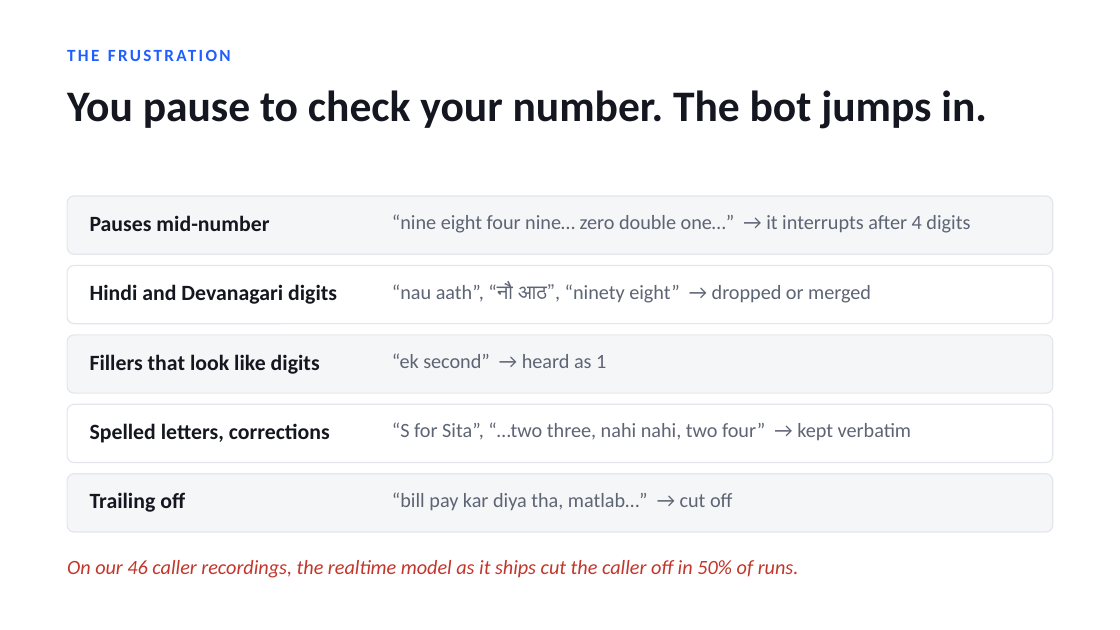
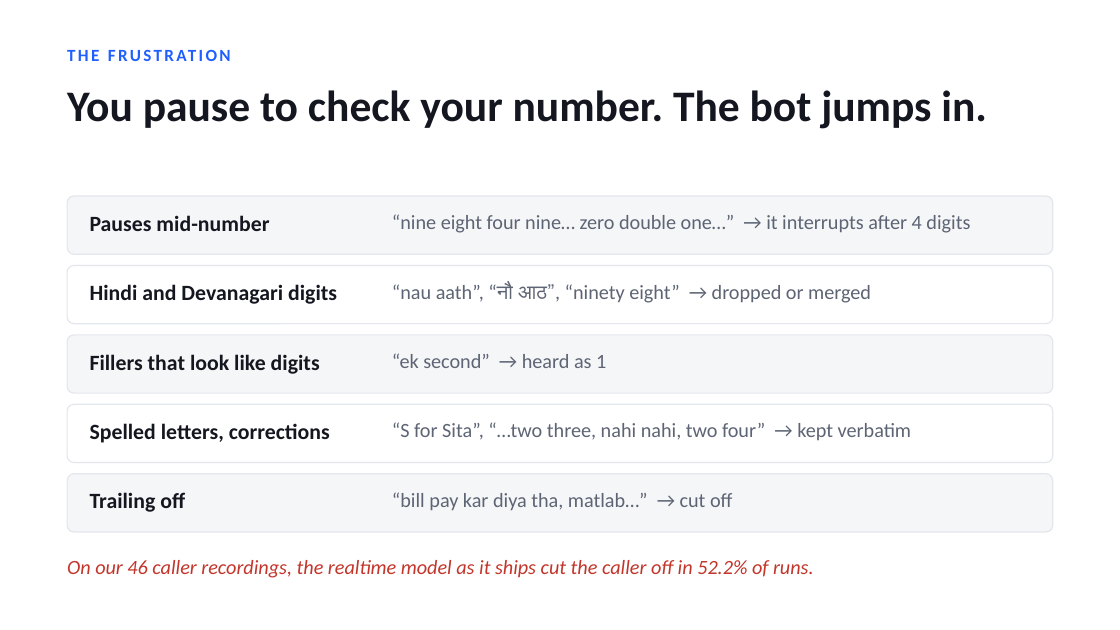
Before and after one commit to TusharTechs/saboot-voice, a slide deck: slide 2 of docs/Saboot-Voice-slides.pptx. Drawn at 1120x630 pixels with LibreOffice and Linux fonts; fonts in the diff are those of the drawing. Boxes give left, top, right and bottom in pixels: in the first picture for what was removed or moved away, otherwise in the second. Text is boxed around its words. In the diff, an @@ line names an element or a change of style, - is before the commit and + after.

Commit message:
Final A/B results (184 runs, no errors), README and slides updated

```diff
--- a/docs/Saboot-Voice-slides.pptx
+++ b/docs/Saboot-Voice-slides.pptx
@@ text at box(67, 560, 814, 578): text changed @@
-On our 46 caller recordings, the realtime model as it ships cut the caller off in 50% of runs.
+On our 46 caller recordings, the realtime model as it ships cut the caller off in 52.2% of runs.
```
Also in this commit, not shown: 2 other slides changed, 7 other files.
